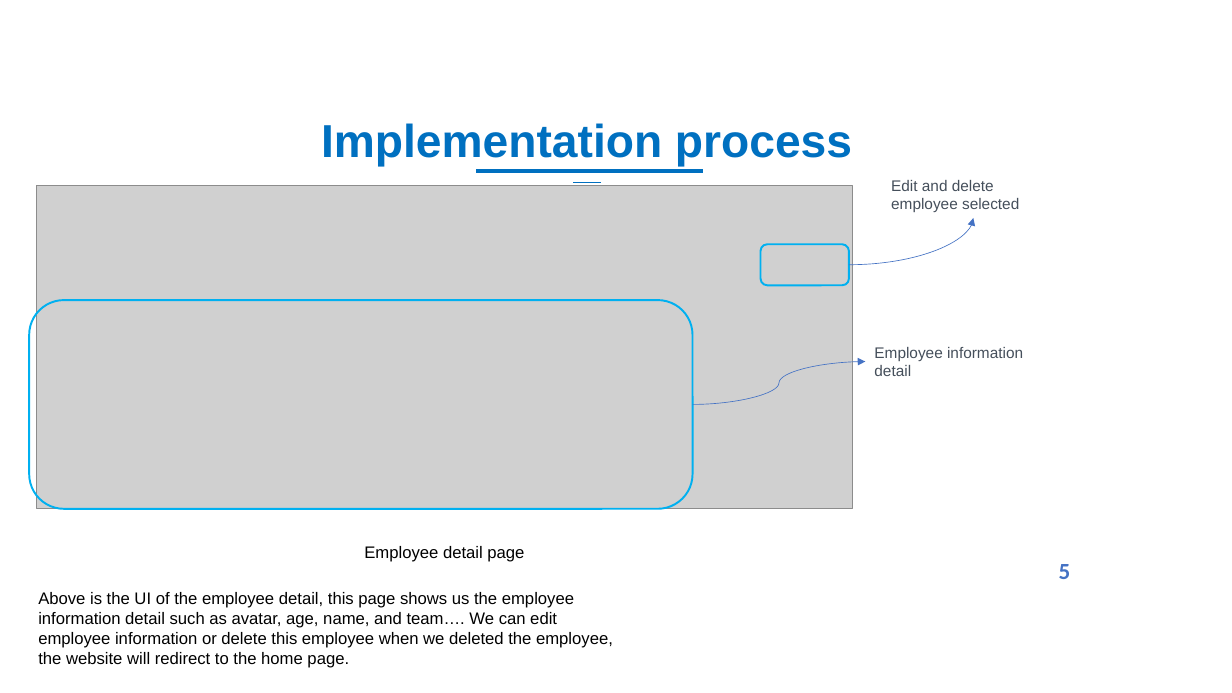
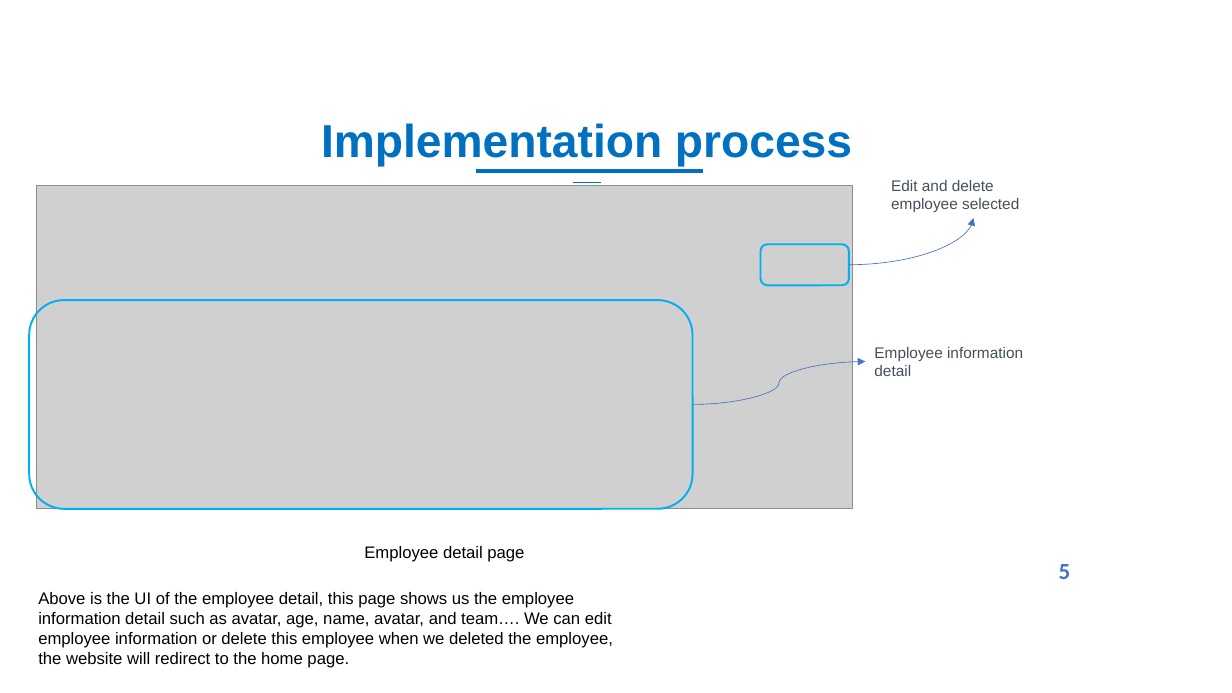
Before and after one commit to NguyenTanPil/employee-management, a slide deck: slide 7 of docs/presontation.pptx. Drawn at 1232x693 pixels with LibreOffice and Linux fonts; fonts in the diff are those of the drawing; grey boxes stand for pictures; background and template pictures are left out. Boxes give left, top, right and bottom in pixels: in the first picture for what was removed or moved away, otherwise in the second. Text is boxed around its words. In the diff, an @@ line names an element or a change of style, - is before the commit and + after.

```diff
--- a/docs/presontation.pptx
+++ b/docs/presontation.pptx
@@ text at (38, 592, 613, 668): text changed @@
-Above is the UI of the employee detail, this page shows us the employee information detail such as avatar, age, name, and team…. We can edit employee information or delete this employee when we deleted the employee, the website will redirect to the home page.
+Above is the UI of the employee detail, this page shows us the employee information detail such as avatar, age, name, avatar, and team…. We can edit employee information or delete this employee when we deleted the employee, the website will redirect to the home page.
```
Also in this commit, not shown: 2 other slides changed, 4 slides added, 6 other files.
